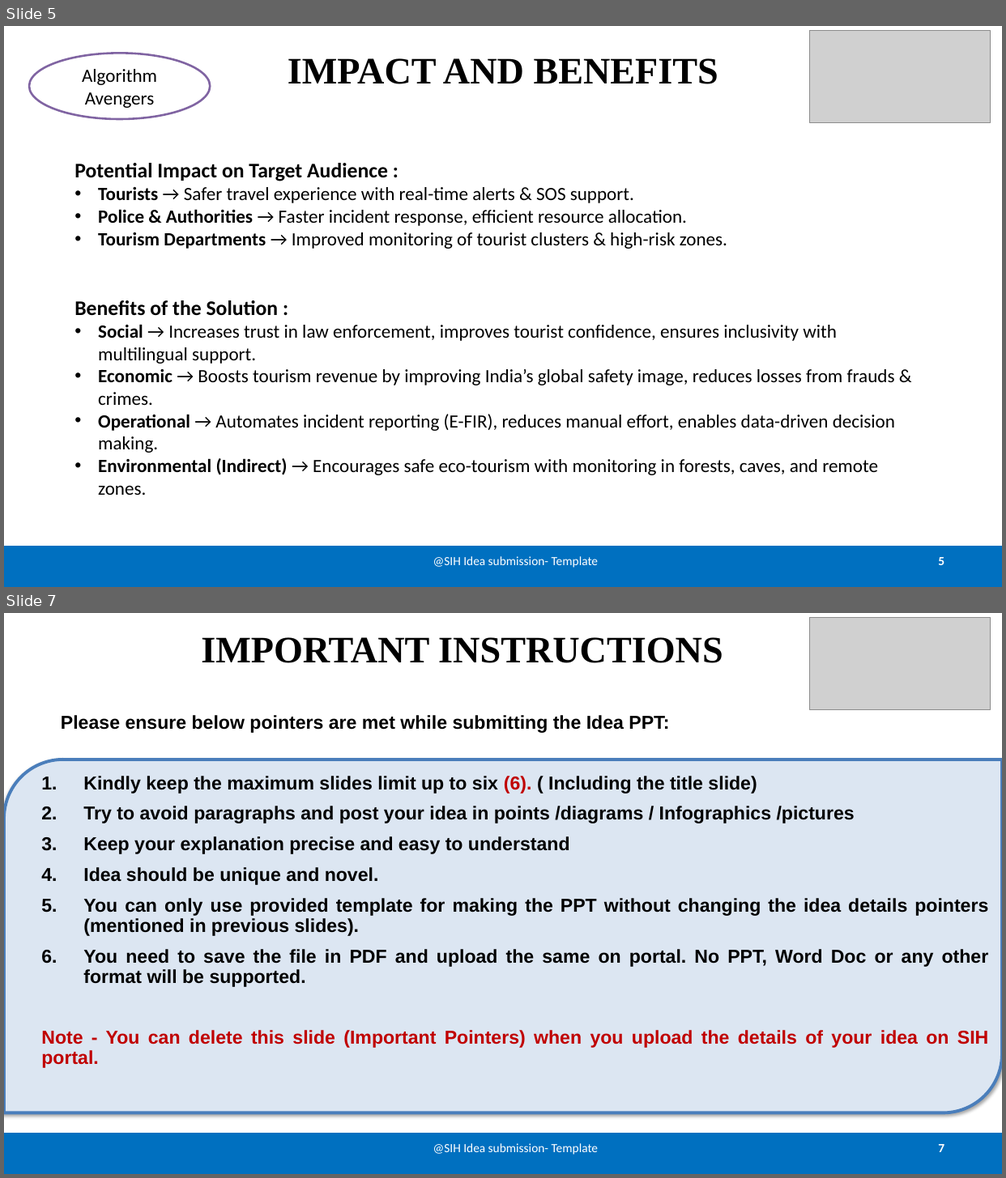
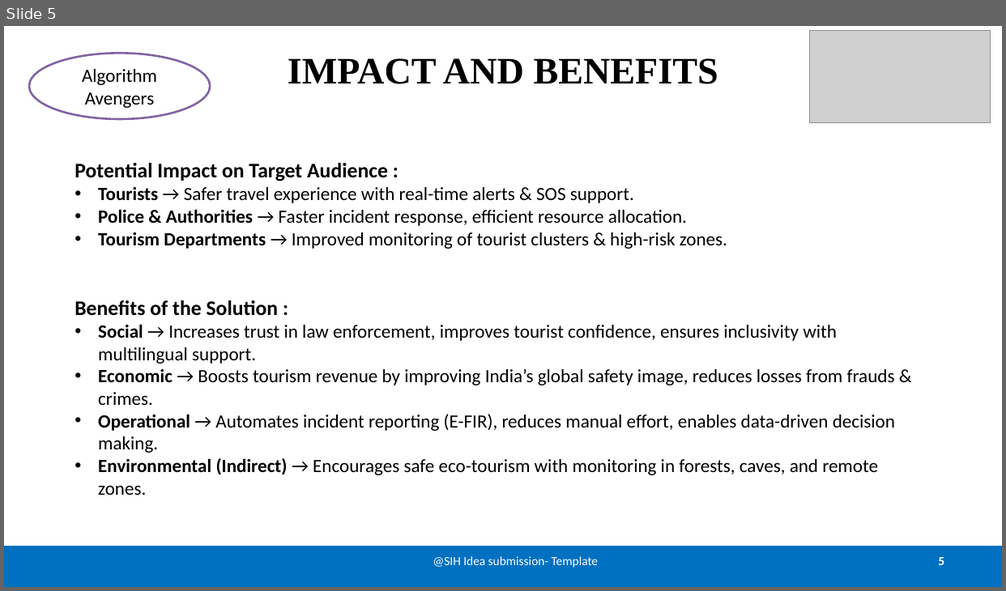
Before and after one commit to Rohit-Solanki-6105/doc-sih-25002, a slide deck: sih.pptx. Shown one above the other, each under a label of ours: slides 5 and 7 before the commit, slide 5 after it; the slides between them are not shown. The pictures are 1006x1178 and 1006x591 pixels, drawn with LibreOffice and Linux fonts; fonts in the diff are those of the drawing; grey boxes stand for pictures. Boxes give left, top, right and bottom in pixels: in the first picture for what was removed or moved away, otherwise in the second. Text is boxed around its words. In the diff, an @@ line names an element or a change of style, - is before the commit and + after.

```diff
--- a/sih.pptx
+++ b/sih.pptx
@@ slide 7 removed at (x1=4, y1=613, x2=1002, y2=1174), background #FFFFFF @@
@@ picture removed at (x1=809, y1=618, x2=991, y2=709) @@
@@ text removed at (x1=201, y1=637, x2=723, y2=663) @@
-IMPORTANT INSTRUCTIONS
@@ text removed at (x1=61, y1=715, x2=669, y2=733) @@
-Please ensure below pointers are met while submitting the Idea PPT:
@@ round diag rect removed at (x1=4, y1=760, x2=1002, y2=1113) @@
@@ text removed at (x1=41, y1=776, x2=989, y2=1068) @@
-1. Kindly keep the maximum slides limit up to six (6). ( Including the title slide)
-2. Try to avoid paragraphs and post your idea in points /diagrams / Infographics /pictures
-3. Keep your explanation precise and easy to understand
-4. Idea should be unique and novel.
-5. You can only use provided template for making the PPT without changing the idea details pointers (mentioned in previous slides).
-6. You need to save the file in PDF and upload the same on portal. No PPT, Word Doc or any other format will be supported.
-Note - You can delete this slide (Important Pointers) when you upload the details of your idea on SIH portal.
@@ rectangle removed at (x1=4, y1=1133, x2=1002, y2=1174) @@
@@ text removed at (x1=433, y1=1144, x2=599, y2=1155) @@
-@SIH Idea submission- Template
@@ page number removed at (x1=938, y1=1144, x2=944, y2=1152) @@
-7
```
Also in this commit, not shown: 3 slides changed.
